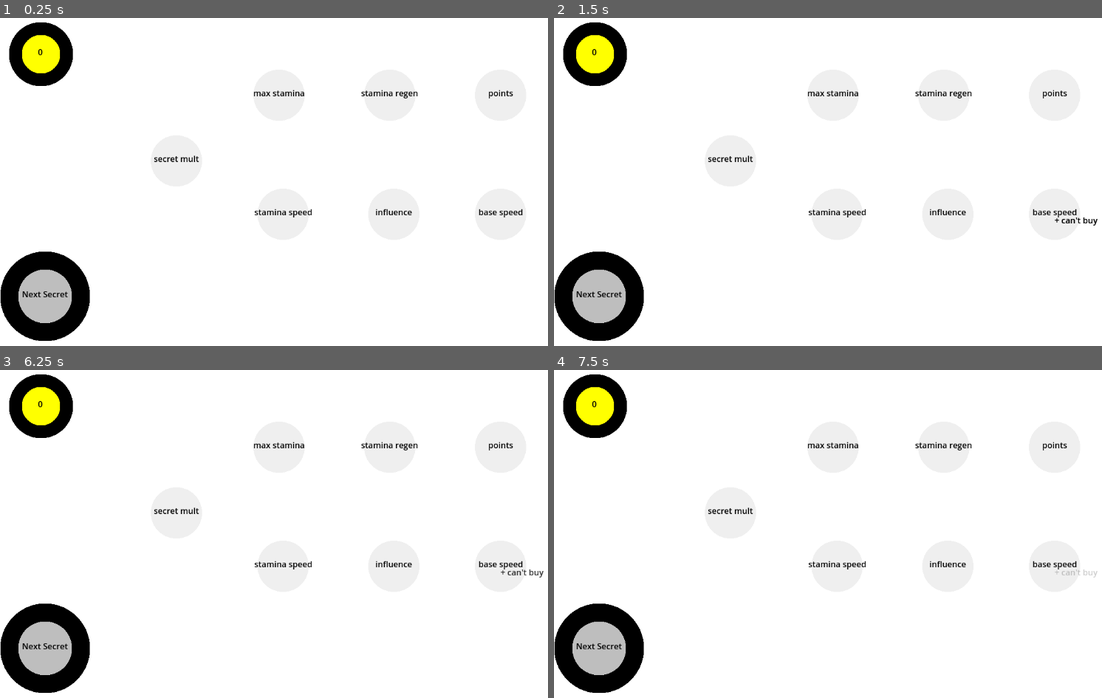
Above: before the commit, frames 1-4 (two rows, left to right).
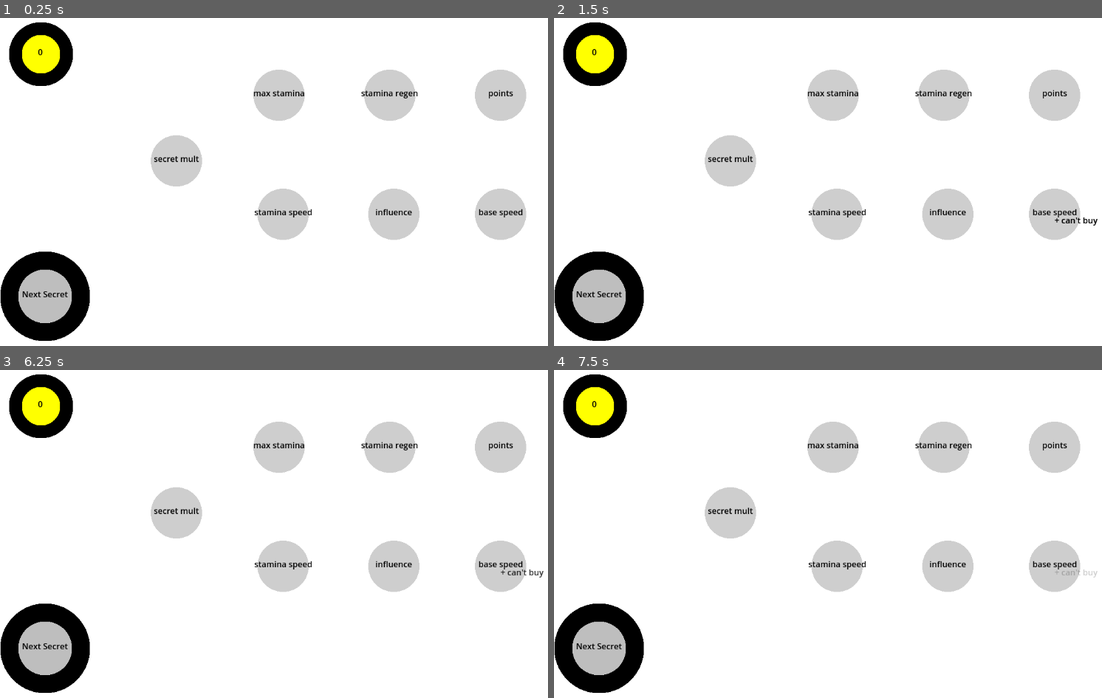
Above: after the commit, the same moments.

Repository: sentinelle28/Secret-Spreader
Game: Godot game, scene res://component/menu/shop.tscn
Same seed, same stepped clock (60 frames per second), same inputs: the game is played once before the commit and once after it. This scene is started directly instead of the project's main scene.
Inputs (mouse positions are in pixels of both pictures, inside the frame that each line leads up to):
- Up to frame 1 (0.25 s): no input
- Up to frame 2 (1.5 s): click (1052, 214) at 0.52 s; tap Enter at 1.25 s; hold Right (ui_right) from 1.28 s (still down); tap E (interact) at 1.35 s
- Up to frame 3 (6.25 s): tap Space at 2, 3.5, 5 s; release Right (ui_right) at 2.03 s; hold Down (ui_down) 2.03-2.78 s; tap Shift (run) at 2.1, 3.6, 5.1 s; tap Enter at 2.75, 4.25 s; hold Right (ui_right) 2.78-3.53 s; tap E (interact) at 2.85, 4.35, 5.85 s; hold Up (ui_up) 3.53-4.28 s; hold Left (ui_left) 4.28-5.78 s; hold Down (ui_down) from 5.78 s (still down)
- Up to frame 4 (7.5 s): release Down (ui_down) at 6.53 s; hold Right (ui_right) 6.53-7.28 s; tap Shift (run) at 6.6 s; hold Up (ui_up) from 7.28 s (still down); tap E (interact) at 7.35 s

The runs differ from the first frame. In frame 1, 7.5% of the frame differs, in the area x 27-96%, y 15-68%; in frame 2, 7.5%; in frame 3, 7.5%; in frame 4, 7.5%.

Commit message:
fix a bit the placement

Diff:
--- a/component/menu/death_screen.tscn
+++ b/component/menu/death_screen.tscn
@@ -25,9 +25,12 @@
 
 [node name="ColorRect" type="ColorRect" parent="."]
 z_index = -100
-layout_mode = 0
-offset_right = 1152.0
-offset_bottom = 672.0
+layout_mode = 1
+anchors_preset = 15
+anchor_right = 1.0
+anchor_bottom = 1.0
+grow_horizontal = 2
+grow_vertical = 2
 
 [node name="Button" parent="." instance=ExtResource("3_1gk2f")]
 position = Vector2(552, 552)
@@ -48,6 +51,7 @@
 offset_bottom = -1.0
 text = "Secret Spread"
 label_settings = SubResource("LabelSettings_tsaui")
+metadata/_edit_use_anchors_ = true
 
 [node name="Label2" type="Label" parent="circle_label"]
 offset_left = -24.0
@@ -56,6 +60,7 @@
 offset_bottom = 31.0
 label_settings = SubResource("LabelSettings_wybtr")
 horizontal_alignment = 1
+metadata/_edit_use_anchors_ = true
 
 [node name="circle_label2" parent="." instance=ExtResource("4_naqtl")]
 position = Vector2(896, 320)
@@ -70,12 +75,14 @@
 offset_bottom = -9.0
 text = "Score"
 horizontal_alignment = 1
+metadata/_edit_use_anchors_ = true
 
 [node name="Label2" type="Label" parent="circle_label2"]
 offset_left = -24.0
 offset_right = 16.0
 offset_bottom = 23.0
 horizontal_alignment = 1
+metadata/_edit_use_anchors_ = true
 
 [node name="circle_label3" parent="." instance=ExtResource("4_naqtl")]
 position = Vector2(576, 192)
@@ -90,12 +97,14 @@
 offset_bottom = -25.0
 text = "Highscore"
 horizontal_alignment = 1
+metadata/_edit_use_anchors_ = true
 
 [node name="Label2" type="Label" parent="circle_label3"]
 offset_left = -24.0
 offset_right = 16.0
 offset_bottom = 23.0
 horizontal_alignment = 1
+metadata/_edit_use_anchors_ = true
 
 [node name="circle_label4" parent="." instance=ExtResource("4_naqtl")]
 position = Vector2(120, 584)
@@ -110,3 +119,4 @@
 offset_bottom = 24.0
 text = "Little
 Cheater"
+metadata/_edit_use_anchors_ = true
--- a/component/menu/shop.tscn
+++ b/component/menu/shop.tscn
@@ -109,9 +109,12 @@
 
 [node name="ColorRect" type="ColorRect" parent="."]
 z_index = -100
-layout_mode = 0
-offset_right = 1152.0
-offset_bottom = 648.0
+layout_mode = 1
+anchors_preset = 15
+anchor_right = 1.0
+anchor_bottom = 1.0
+grow_horizontal = 2
+grow_vertical = 2
 metadata/_edit_lock_ = true
 
 [node name="Button2" parent="." instance=ExtResource("5_gv0jr")]
--- a/component/other/dialogue/dialogue.tscn
+++ b/component/other/dialogue/dialogue.tscn
@@ -4,6 +4,21 @@
 
 [sub_resource type="LabelSettings" id="LabelSettings_d0iv0"]
 font_size = 10
+
+[sub_resource type="Animation" id="Animation_khl6w"]
+length = 0.001
+tracks/0/type = "value"
+tracks/0/imported = false
+tracks/0/enabled = true
+tracks/0/path = NodePath(".:self_modulate")
+tracks/0/interp = 1
+tracks/0/loop_wrap = true
+tracks/0/keys = {
+"times": PackedFloat32Array(0),
+"transitions": PackedFloat32Array(1),
+"update": 0,
+"values": [Color(1, 1, 1, 1)]
+}
 
 [sub_resource type="Animation" id="Animation_6j7ir"]
 resource_name = "fadeout"
@@ -21,21 +36,6 @@
 "values": [Color(1, 1, 1, 1), Color(1, 1, 1, 1), Color(1, 1, 1, 0)]
 }
 
-[sub_resource type="Animation" id="Animation_khl6w"]
-length = 0.001
-tracks/0/type = "value"
-tracks/0/imported = false
-tracks/0/enabled = true
-tracks/0/path = NodePath(".:self_modulate")
-tracks/0/interp = 1
-tracks/0/loop_wrap = true
-tracks/0/keys = {
-"times": PackedFloat32Array(0),
-"transitions": PackedFloat32Array(1),
-"update": 0,
-"values": [Color(1, 1, 1, 1)]
-}
-
 [sub_resource type="AnimationLibrary" id="AnimationLibrary_w3r7y"]
 _data = {
 "RESET": SubResource("Animation_khl6w"),
@@ -43,7 +43,6 @@
 }
 
 [node name="Dialogue" type="Label"]
-anchors_preset = -1
 offset_right = -20.0
 offset_bottom = -12.0
 grow_horizontal = 2
--- a/component/upgrade/template_v2/circle.gd
+++ b/component/upgrade/template_v2/circle.gd
@@ -27,7 +27,7 @@
 	if Score.spread_coins >= get_current_cost():
 		self_modulate = Color(1, 1, 1)
 	else:
-		self_modulate = Color(1, 1, 1, 0.247)
+		self_modulate = Color(0.373, 0.373, 0.373, 0.267)
 
 
 func _draw() -> void:
--- a/level/mainmenu/mainmenu.tscn
+++ b/level/mainmenu/mainmenu.tscn
@@ -41,16 +41,30 @@
 [node name="fence" parent="." instance=ExtResource("6_5egrn")]
 tile_map_data = PackedByteArray("AABHABMAAAACAAMAAABGABMAAAABAAAAAABGABQAAAAAAAIAAABFABUAAAAAAAMAAABEABYAAAADAAMAAABDAB …(736 unchanged characters)…
 
-[node name="Play" parent="." instance=ExtResource("6_vxnv2")]
+[node name="CanvasLayer" type="CanvasLayer" parent="."]
+
+[node name="HBoxContainer" type="HBoxContainer" parent="CanvasLayer"]
+anchors_preset = 7
+anchor_left = 0.5
+anchor_top = 1.0
+anchor_right = 0.5
+anchor_bottom = 1.0
+offset_left = -20.0
+offset_top = -40.0
+offset_right = 20.0
+grow_horizontal = 2
+grow_vertical = 0
+
+[node name="Play" parent="CanvasLayer/HBoxContainer" instance=ExtResource("6_vxnv2")]
 z_index = -1
-position = Vector2(576, 576)
+position = Vector2(-100, -20)
 color = Color(0.203922, 0.713726, 0.619608, 1)
 radius = 50
 path = "res://level/gameplayscene/gameplayscene.tscn"
 
-[node name="tutoriel" parent="." instance=ExtResource("6_vxnv2")]
+[node name="tutoriel" parent="CanvasLayer/HBoxContainer" instance=ExtResource("6_vxnv2")]
 z_index = -1
-position = Vector2(768, 576)
+position = Vector2(100, -20)
 color = Color(0, 0.643137, 0, 1)
 radius = 50
 text_label = "Tutorial"
